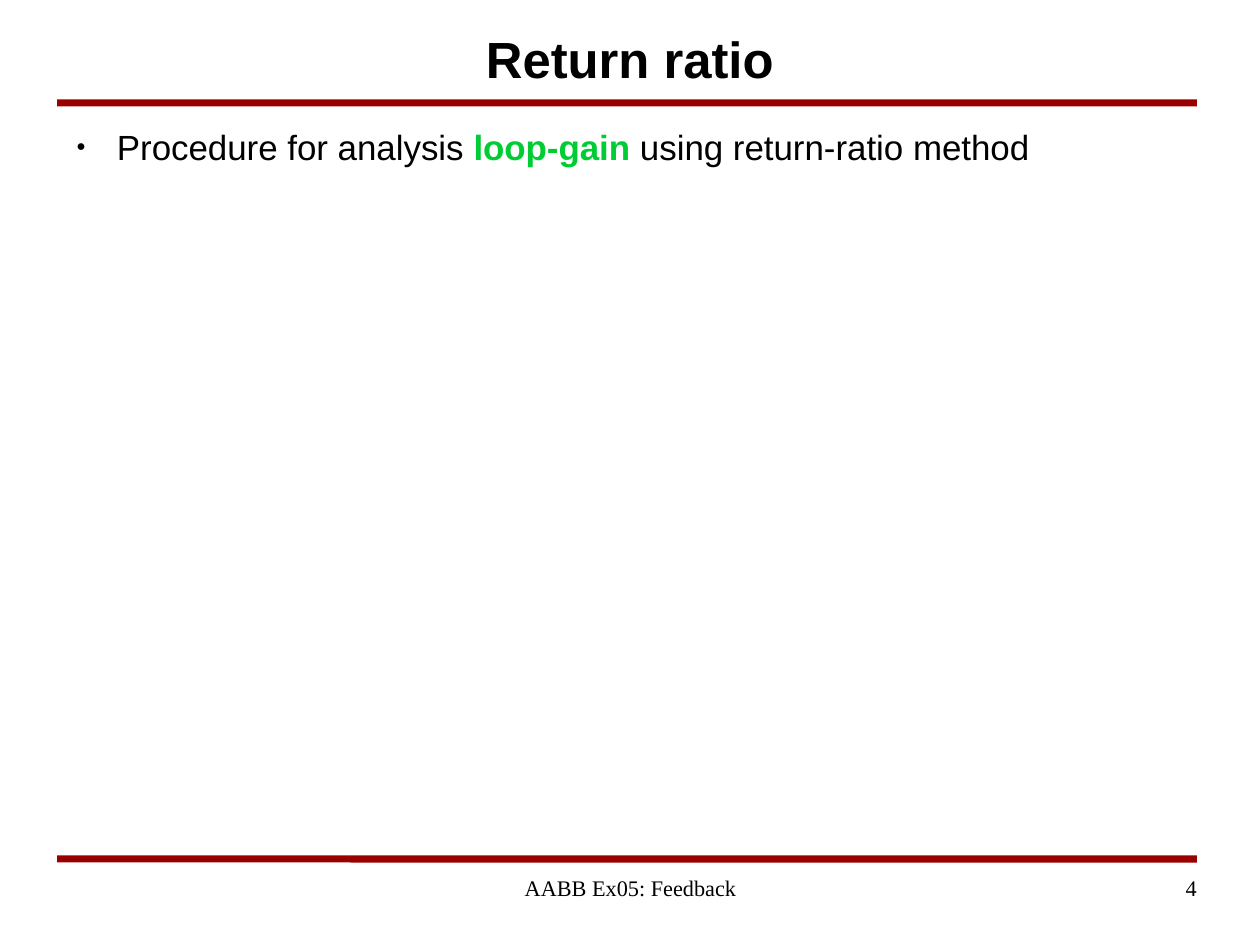
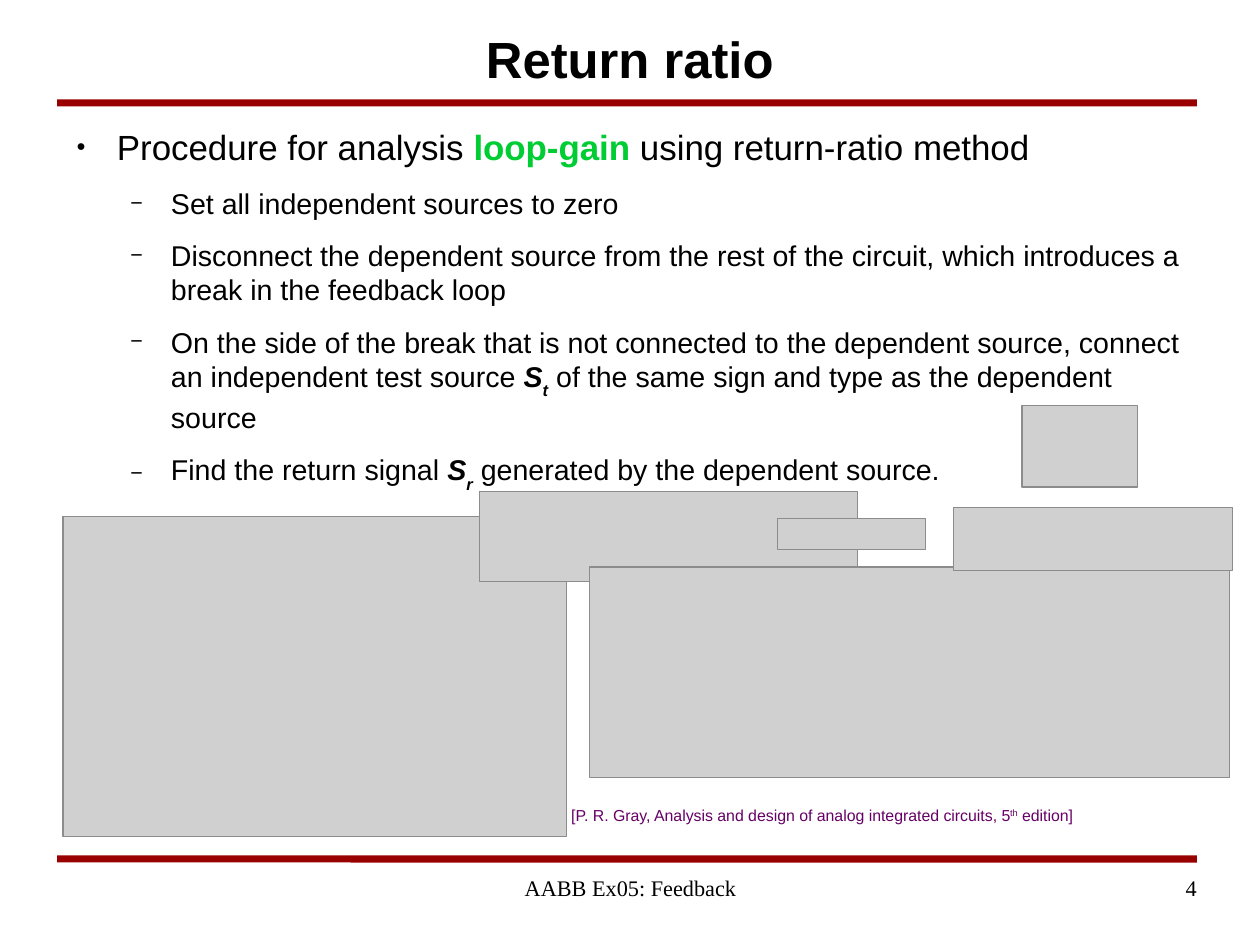
Before and after one commit to yuanzx10/Study, a slide deck: slide 4 of IntegratedCircuits/Notes/AABB_Exercise05_Feedback.odp. Drawn at 1260x945 pixels with LibreOffice and Linux fonts; fonts in the diff are those of the drawing; grey boxes stand for pictures; background and template pictures are left out. Boxes give left, top, right and bottom in pixels: in the first picture for what was removed or moved away, otherwise in the second. Text is boxed around its words. In the diff, an @@ line names an element or a change of style, - is before the commit and + after.

```diff
--- a/IntegratedCircuits/Notes/AABB_Exercise05_Feedback.odp
+++ b/IntegratedCircuits/Notes/AABB_Exercise05_Feedback.odp
@@ text at (171,193,1179,486): paragraphs added @@
+  − Set all independent sources to zero
+  − Disconnect the dependent source from the rest of the circuit, which introduces a break in the feedback loop
+  − On the side of the break that is not connected to the dependent source, connect an independent test source St of the same sign and type as the dependent source
+  − Find the return signal Sr generated by the dependent source.
@@ picture added at (1022,405,1138,487) @@
@@ picture added at (480,492,859,582) @@
@@ picture added at (954,508,1233,571) @@
@@ picture added at (63,517,567,837) @@
@@ picture added at (779,519,926,549) @@
@@ picture added at (590,567,1230,777) @@
@@ text added at (571,809,1073,825), 10 pt, text #660066 @@
+[P. R. Gray, Analysis and design of analog integrated circuits, 5th edition]
```
Also in this commit, not shown: 5 other slides changed, 1 slide removed.
